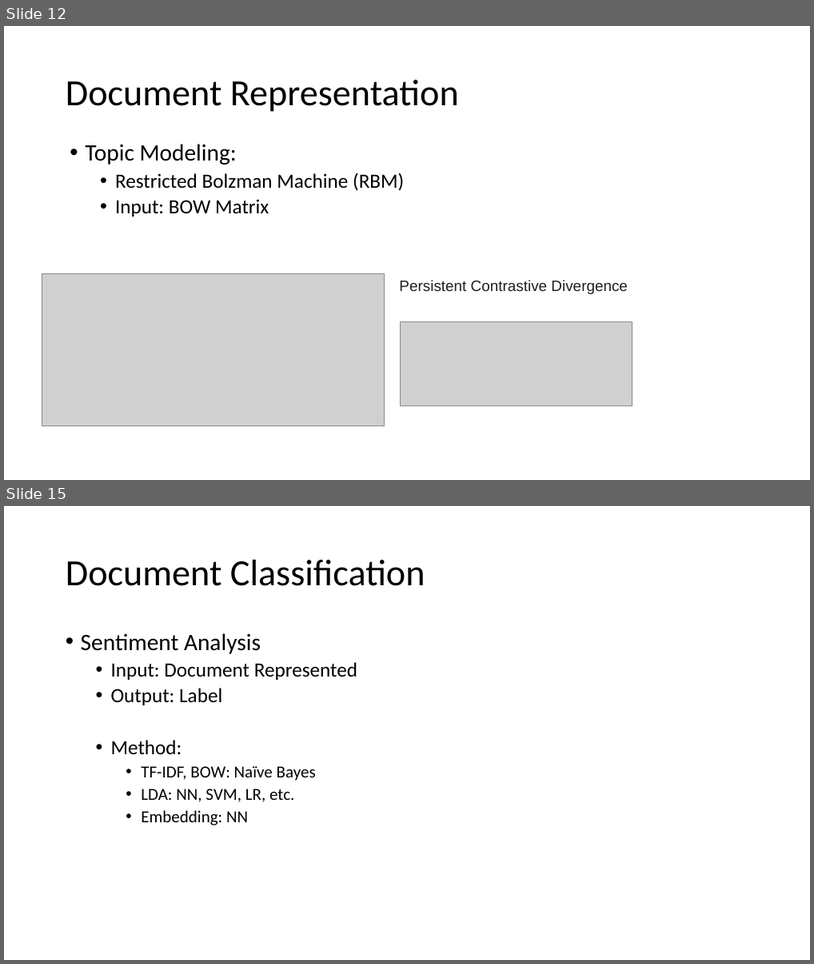
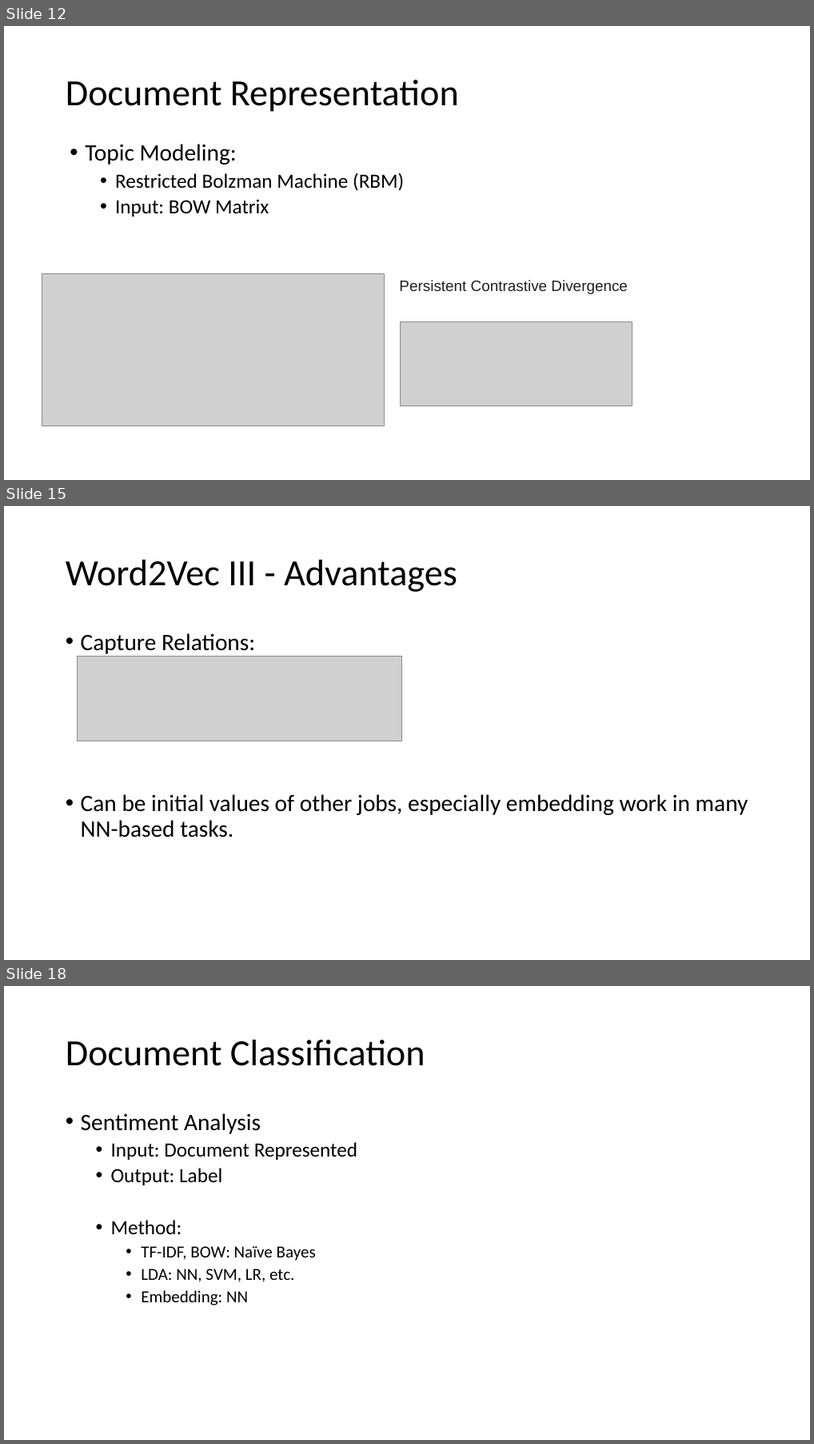
Before and after one commit to jirachikai/nlp-tutorial, a slide deck: slides.pptx. Shown one above the other, each under a label of ours: slides 12 and 15 before the commit, slides 12, 15 and 18 after it; the slides between them are not shown. The pictures are 814x964 and 814x1444 pixels, drawn with LibreOffice and Linux fonts; fonts in the diff are those of the drawing; grey boxes stand for pictures. Boxes give left, top, right and bottom in pixels: in the first picture for what was removed or moved away, otherwise in the second. Text is boxed around its words. In the diff, an @@ line names an element or a change of style, - is before the commit and + after.

Commit message:
add embedding method in PPT

```diff
--- a/slides.pptx
+++ b/slides.pptx
@@ slide 15 added at box(4, 506, 810, 960), background #FFFFFF @@
@@ title added at box(66, 560, 458, 592), 44 pt, text #000000 @@
+Word2Vec III - Advantages
@@ text added at box(81, 633, 749, 837), 28 pt, text #000000 @@
+• Capture Relations:
+• Can be initial values of other jobs, especially embedding work in many NN-based tasks.
@@ picture added at box(77, 656, 402, 740) @@
@@ what was slide 15 is now slide 18 @@
```
Also in this commit, not shown: 3 slides changed, 2 other slides added.
